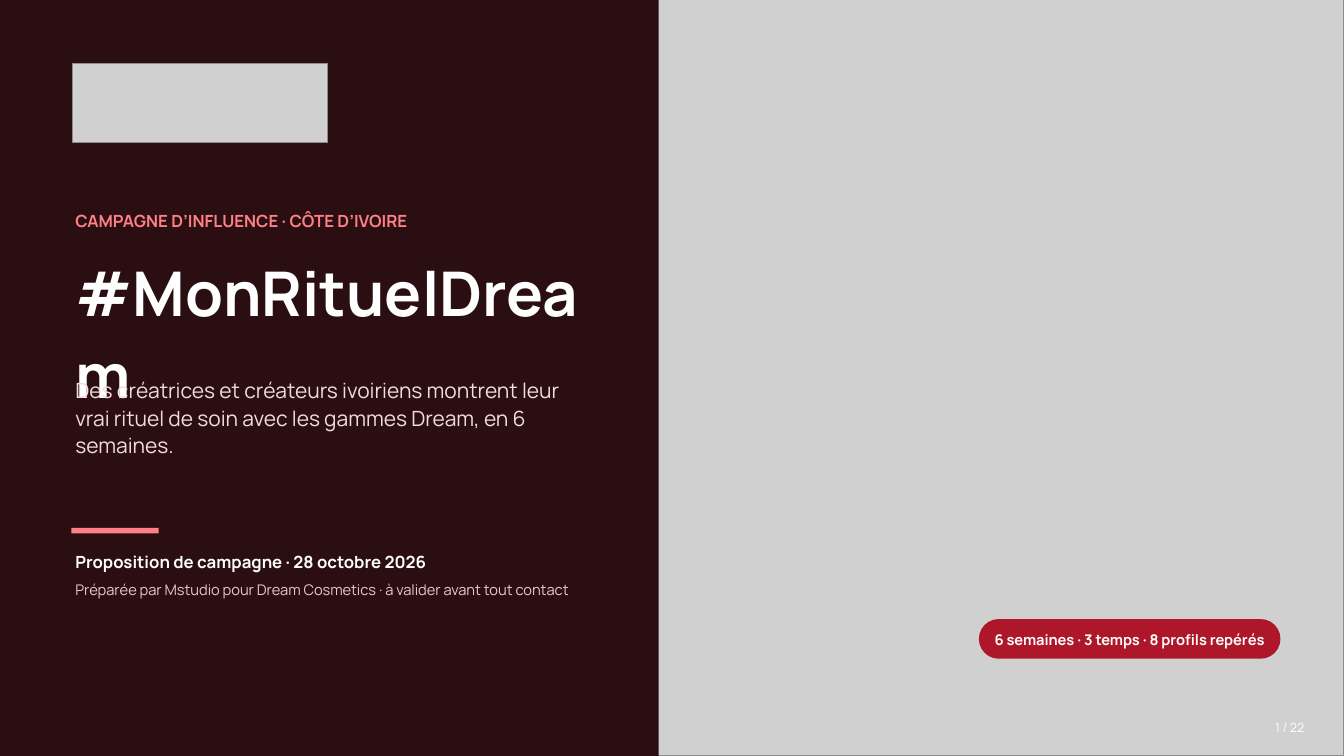
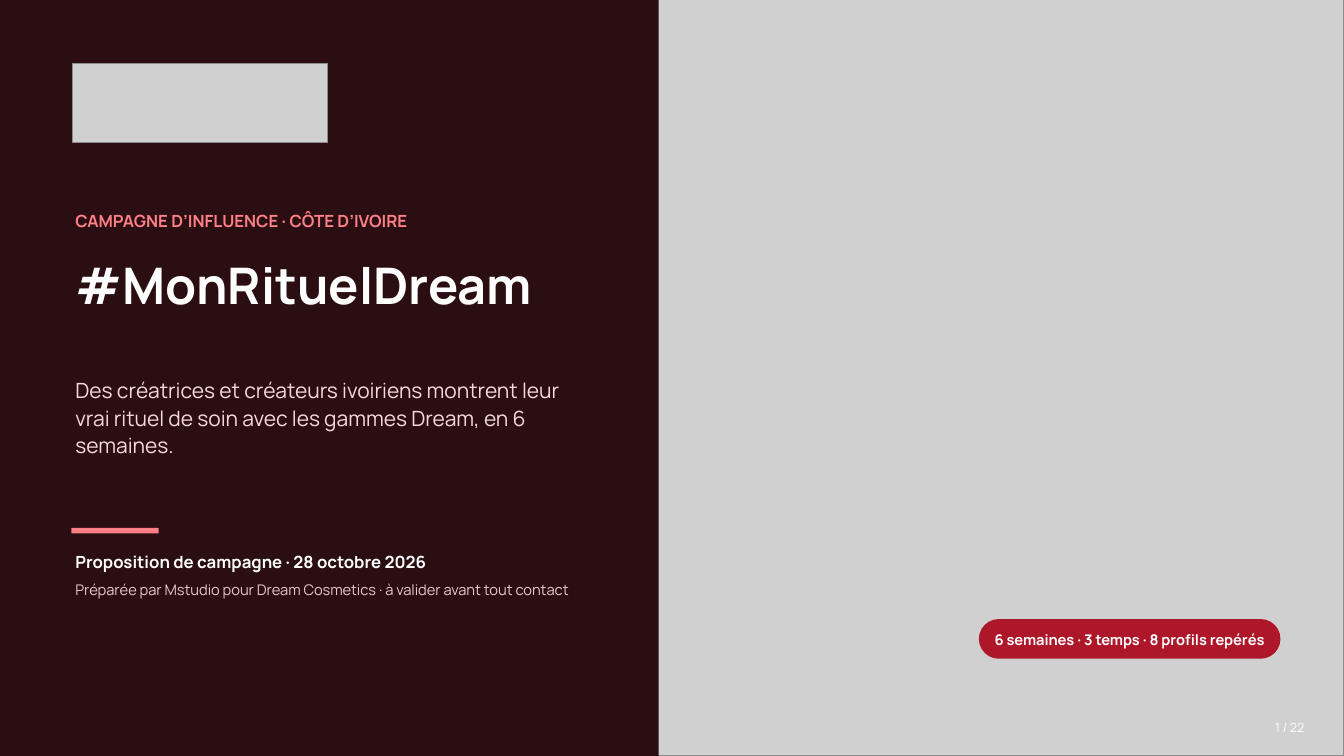
Before and after one commit to leslita06/fatima-unifood-fictif, a slide deck: slide 1 of tmp-tj/261028_DreamCosmetics_campagne-influence-CI_v1.pptx. Drawn at 1344x756 pixels with LibreOffice and Linux fonts; fonts in the diff are those of the drawing; grey boxes stand for pictures. Boxes give left, top, right and bottom in pixels: in the first picture for what was removed or moved away, otherwise in the second. Text is boxed around its words. In the diff, an @@ line names an element or a change of style, - is before the commit and + after.

```diff
--- a/tmp-tj/261028_DreamCosmetics_campagne-influence-CI_v1.pptx
+++ b/tmp-tj/261028_DreamCosmetics_campagne-influence-CI_v1.pptx
@@ text "#MonRituelDream" at bbox=[75, 267, 532, 305]: size 44 to 36 pt @@
```
Also in this commit, not shown: 3 other slides changed.
